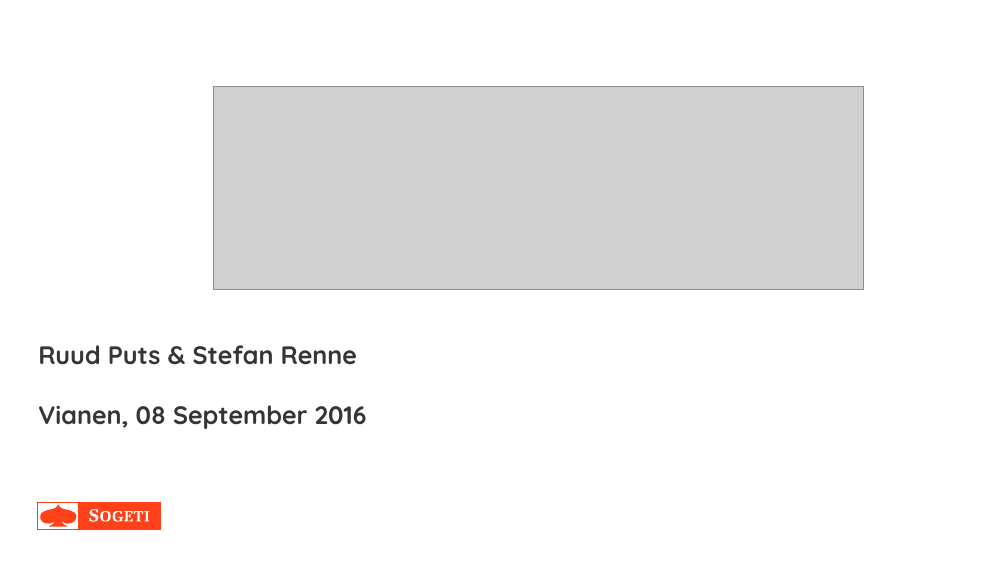
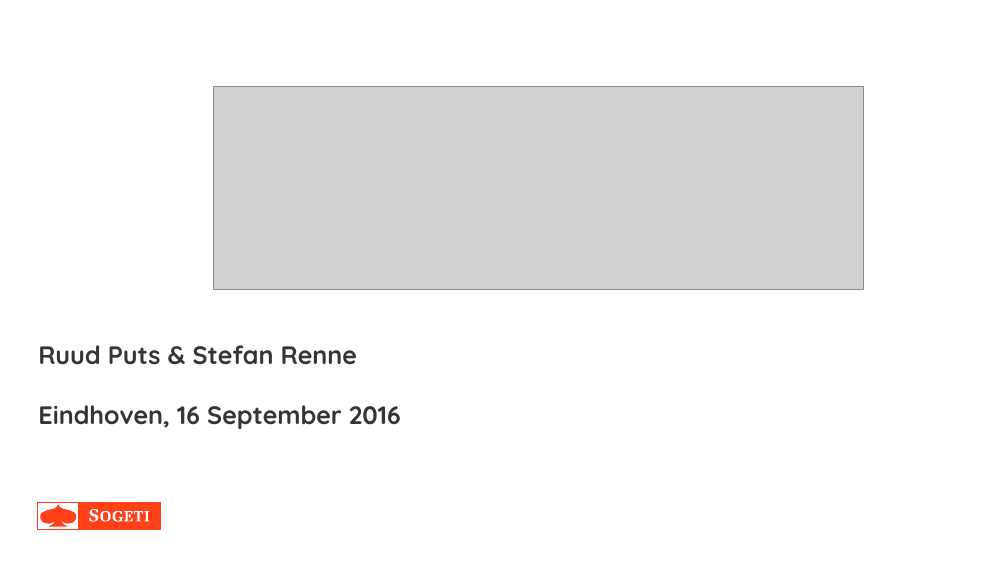
Before and after one commit to stefanrenne/swiftBootcamp, a slide deck: slide 1 of Intro/intro.pptx. Drawn at 1008x567 pixels with LibreOffice and Linux fonts; fonts in the diff are those of the drawing; grey boxes stand for pictures; background and template pictures are left out. Boxes give left, top, right and bottom in pixels: in the first picture for what was removed or moved away, otherwise in the second. Text is boxed around its words. In the diff, an @@ line names an element or a change of style, - is before the commit and + after.

Commit message:
Changed powerpoint date

```diff
--- a/Intro/intro.pptx
+++ b/Intro/intro.pptx
@@ text at <box>38,405,401,429</box>: text changed @@
-Vianen, 08 September 2016
+Eindhoven, 16 September 2016
```
